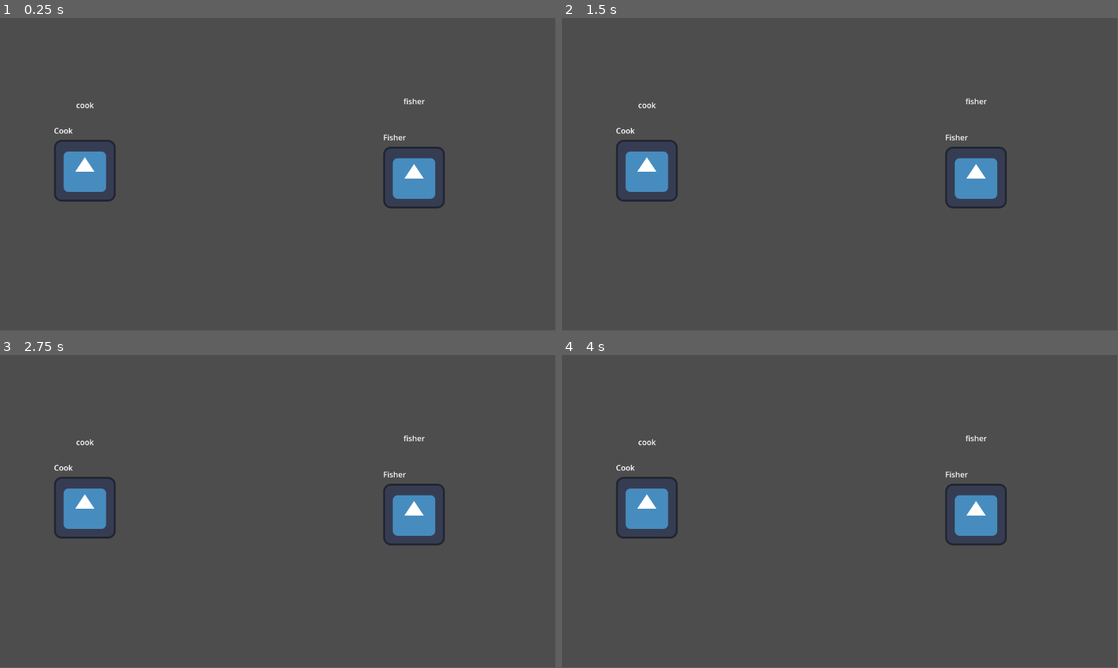
Above: before the commit, frames 1-4 (two rows, left to right).
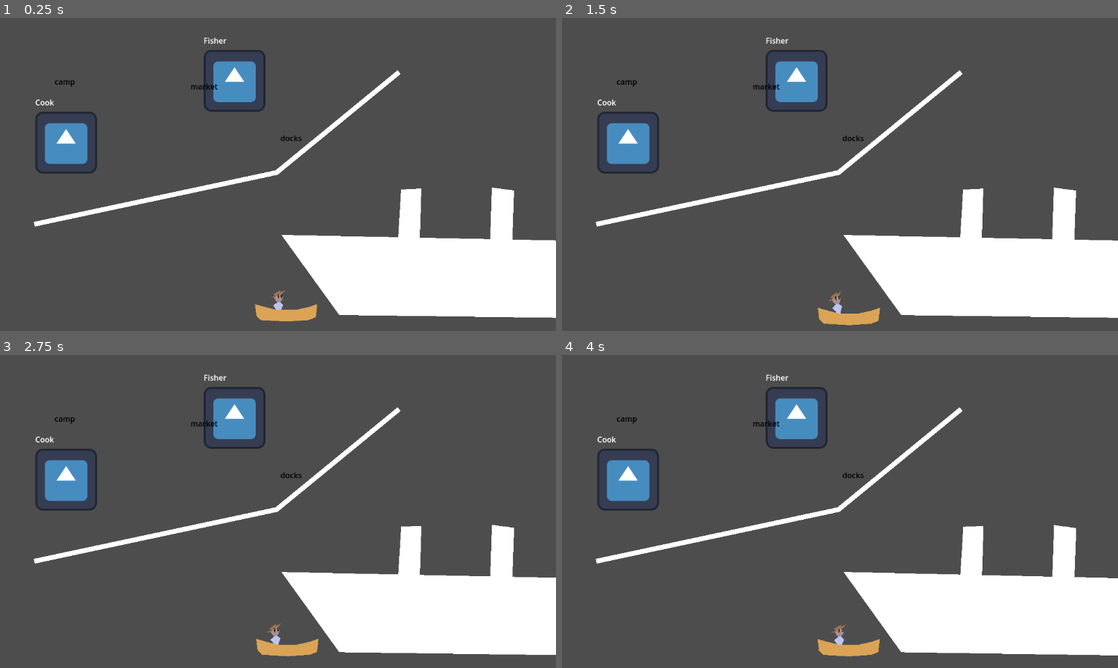
Above: after the commit, the same moments.

Repository: BinRoot/ludum-dare-54
Game: Godot game, scene res://scenes/game.tscn
The game is run twice, just before and just after one commit, with the same random seed, the same clock (stepped at 60 frames per second) and the same inputs. Before the commit the project starts from res://scenes/island.tscn. The engine's default icon, where the game draws it, is replaced by a stand-in: a white triangle on a blue panel in a dark square.
Inputs:
- Up to frame 1 (0.25 s): no input
- Up to frame 2 (1.5 s): tap Enter at 0.5 s
- Up to frame 3 (2.75 s): no input
- Up to frame 4 (4 s): no input
In our replay, the window is 799x449 before the commit and 800x450 after it. These sizes can differ from the game's own. Grey fills any space a smaller window leaves; there, only what the larger window draws over its background counts as a difference.

The runs differ from the first frame. In frame 1, 19% of the frame differs, in the area x 6-100%, y 6-97%; in frame 2, 19%; in frame 3, 19%; in frame 4, 19%.

Commit message:
added art

Diff:
--- a/globals.gd
+++ b/globals.gd
@@ -7,3 +7,14 @@
 var money_start = 10
 var money_cost_of_cooked_fish = 5
 var money_cost_of_raw_fish = 3
+
+var characters: Array = [
+	{
+		"name": "Convict",
+		"rescued": false,
+	},
+	{
+		"name": "Circus Monkey",
+		"rescued": false,
+	}
+]
--- a/project.godot
+++ b/project.godot
@@ -11,7 +11,7 @@
 [application]
 
 config/name="ld54"
-run/main_scene="res://scenes/island.tscn"
+run/main_scene="res://scenes/game.tscn"
 config/features=PackedStringArray("4.1", "GL Compatibility")
 config/icon="res://icon.svg"
 
@@ -19,6 +19,11 @@
 
 Globals="*res://globals.gd"
 
+[display]
+
+window/stretch/mode="viewport"
+window/stretch/aspect="expand"
+
 [rendering]
 
 renderer/rendering_method="gl_compatibility"
--- /dev/null
+++ b/scenes/boat.gd
@@ -0,0 +1,14 @@
+extends Node2D
+
+@onready var boat_sink_animation: AnimationPlayer = $AnimationPlayer
+
+
+
+# Called when the node enters the scene tree for the first time.
+func _ready():
+	boat_sink_animation.play("sink")
+
+
+# Called every frame. 'delta' is the elapsed time since the previous frame.
+func _process(delta):
+	pass
--- /dev/null
+++ b/scenes/boat.tscn
@@ -0,0 +1,59 @@
+[gd_scene load_steps=4 format=3 uid="uid://di1dvdat5ojlt"]
+
+[ext_resource type="Script" path="res://scenes/boat.gd" id="1_saspy"]
+
+[sub_resource type="Animation" id="Animation_l4b6o"]
+resource_name = "sink"
+length = 60.0
+tracks/0/type = "value"
+tracks/0/imported = false
+tracks/0/enabled = true
+tracks/0/path = NodePath(".:position")
+tracks/0/interp = 1
+tracks/0/loop_wrap = true
+tracks/0/keys = {
+"times": PackedFloat32Array(0.1, 59.6),
+"transitions": PackedFloat32Array(1, 1),
+"update": 0,
+"values": [Vector2(0, 0), Vector2(0, 100)]
+}
+tracks/1/type = "value"
+tracks/1/imported = false
+tracks/1/enabled = true
+tracks/1/path = NodePath(".:rotation")
+tracks/1/interp = 1
+tracks/1/loop_wrap = true
+tracks/1/keys = {
+"times": PackedFloat32Array(0.2, 28.7),
+"transitions": PackedFloat32Array(1, 1.93187),
+"update": 0,
+"values": [0.0, 0.340339]
+}
+
+[sub_resource type="AnimationLibrary" id="AnimationLibrary_nwa3y"]
+_data = {
+"sink": SubResource("Animation_l4b6o")
+}
+
+[node name="Boat" type="Node2D"]
+scale = Vector2(2, 2)
+script = ExtResource("1_saspy")
+
+[node name="BoatPolygon" type="Polygon2D" parent="."]
+position = Vector2(0, 1.84874)
+rotation = 0.0119417
+polygon = PackedVector2Array(-188, -54, 206, -46, 113, 32, -128, 29)
+
+[node name="Polygon2D2" type="Polygon2D" parent="BoatPolygon"]
+position = Vector2(215, 88)
+polygon = PackedVector2Array(-185, -191, -187, -125, -164, -126, -162, -188)
+
+[node name="Polygon2D3" type="Polygon2D" parent="BoatPolygon"]
+polygon = PackedVector2Array(-64, -101, -68, -34, -45, -34, -43, -102)
+
+[node name="AnimationPlayer" type="AnimationPlayer" parent="."]
+root_node = NodePath("../BoatPolygon")
+speed_scale = 0.1
+libraries = {
+"": SubResource("AnimationLibrary_nwa3y")
+}
--- /dev/null
+++ b/scenes/captain.tscn
@@ -0,0 +1,23 @@
+[gd_scene load_steps=2 format=3 uid="uid://byg24csyru040"]
+
+[ext_resource type="PackedScene" uid="uid://c3ym00cby1on6" path="res://scenes/eyes.tscn" id="1_4uqeh"]
+
+[node name="Captain" type="Node2D"]
+
+[node name="Polygon2D" type="Polygon2D" parent="."]
+color = Color(0.737255, 0.768627, 0.929412, 1)
+polygon = PackedVector2Array(-2, -11, -1, -9, -4, -7, -2, -4, -5, 2, -4, 3, -1, -1, 1, 3, 3, 3, 1, -3, 3, -7, 1, -9, 2, -11, 0, -9)
+
+[node name="Polygon2D2" type="Polygon2D" parent="."]
+position = Vector2(0, 6)
+color = Color(0.662745, 0.560784, 0.568627, 1)
+polygon = PackedVector2Array(0, -22, 2, -21, 3, -18, 2, -16, 0, -15, -2, -16, -3, -18, -2, -21)
+
+[node name="Hat" type="Polygon2D" parent="."]
+position = Vector2(-1.19209e-07, 4)
+scale = Vector2(1.22222, 1.25)
+color = Color(0.603922, 0.454902, 0.32549, 1)
+polygon = PackedVector2Array(2, -15, -3, -13, -5, -13, -2, -14, -3, -15, 1, -17, 1, -16, 4, -17)
+
+[node name="Eyes" parent="." instance=ExtResource("1_4uqeh")]
+position = Vector2(1, -13)
--- a/scenes/character.gd
+++ b/scenes/character.gd
@@ -8,6 +8,7 @@
 @onready var engine = $Engine
 @onready var debug_label = $DebugLabel
 
+var target_point: Vector2
 
 # Called when the node enters the scene tree for the first time.
 func _ready():
@@ -19,14 +20,26 @@
 	engine.remove_skills(removed_skills)
 	engine.set_money(money)
 	debug_label.text = name
+	target_point = position
 
 
 # Called every frame. 'delta' is the elapsed time since the previous frame.
-func _process(delta):
-	pass
+func _physics_process(delta):
+	var direction = (target_point - position).normalized()
+	if target_point.distance_to(position) > 1:
+		position += direction * delta * 100
 
 
 func _on_timer_timeout():
 	var action_name = engine.commit_action()
 	print(name, ' ', action_name)
 	debug_label.text = action_name
+
+	var offset_amount = 100
+	var random_offset = Vector2(randi_range(-offset_amount, offset_amount), randi_range(-offset_amount, offset_amount))
+	if action_name == "navigate_to_market":
+		target_point = get_tree().get_nodes_in_group("market")[0].position + random_offset
+	elif action_name == "navigate_to_docks":
+		target_point = get_tree().get_nodes_in_group("docks")[0].position + random_offset
+	elif action_name == "navigate_to_camp":
+		target_point = get_tree().get_nodes_in_group("camp")[0].position + random_offset
--- a/scenes/character.tscn
+++ b/scenes/character.tscn
@@ -4,7 +4,7 @@
 [ext_resource type="Script" path="res://scenes/character.gd" id="1_nypho"]
 [ext_resource type="PackedScene" uid="uid://m0qo4n447431" path="res://scenes/engine.tscn" id="3_vbpo5"]
 
-[node name="Character" type="Node2D"]
+[node name="Character" type="Node2D" groups=["character"]]
 script = ExtResource("1_nypho")
 
 [node name="TextureRect" type="TextureRect" parent="."]
--- a/scenes/engine.tscn
+++ b/scenes/engine.tscn
@@ -1,6 +1,6 @@
 [gd_scene load_steps=2 format=3 uid="uid://m0qo4n447431"]
 
-[ext_resource type="Script" path="res://scenes/Engine.gd" id="1_nkenc"]
+[ext_resource type="Script" path="res://scenes/engine.gd" id="1_x16eq"]
 
 [node name="Engine" type="Node"]
-script = ExtResource("1_nkenc")
+script = ExtResource("1_x16eq")
--- /dev/null
+++ b/scenes/eyes.gd
@@ -0,0 +1,12 @@
+extends Node2D
+
+@onready var timer: Timer = $Timer
+
+# Called when the node enters the scene tree for the first time.
+func _ready():
+	pass # Replace with function body.
+
+
+# Called every frame. 'delta' is the elapsed time since the previous frame.
+func _process(delta):
+	pass
--- /dev/null
+++ b/scenes/eyes.tscn
@@ -0,0 +1,17 @@
+[gd_scene load_steps=2 format=3 uid="uid://c3ym00cby1on6"]
+
+[ext_resource type="Script" path="res://scenes/eyes.gd" id="1_1dbdc"]
+
+[node name="Eyes" type="Node2D"]
+scale = Vector2(0.1, 0.1)
+script = ExtResource("1_1dbdc")
+
+[node name="Polygon2D" type="Polygon2D" parent="."]
+position = Vector2(19, 26)
+color = Color(0, 0, 0, 1)
+polygon = PackedVector2Array(-34, -36, -34, -19, -31, -12, -28, -19, -28, -37, -30, -44)
+
+[node name="Polygon2D2" type="Polygon2D" parent="."]
+position = Vector2(41, 26)
+color = Color(0, 0, 0, 1)
+polygon = PackedVector2Array(-34, -36, -34, -27.0288, -34, -19, -31, -13, -28, -19, -28, -24.1095, -28, -36, -31, -43)
--- /dev/null
+++ b/scenes/game.tscn
@@ -0,0 +1,18 @@
+[gd_scene load_steps=4 format=3 uid="uid://b2yjmxun5p8wu"]
+
+[ext_resource type="PackedScene" uid="uid://crqscw606c2o" path="res://scenes/island.tscn" id="1_fuowd"]
+[ext_resource type="PackedScene" uid="uid://di1dvdat5ojlt" path="res://scenes/boat.tscn" id="2_5hvh1"]
+[ext_resource type="PackedScene" uid="uid://u10iin32bqus" path="res://scenes/life_boat.tscn" id="3_1wwey"]
+
+[node name="game" type="Node2D"]
+
+[node name="Island" parent="." instance=ExtResource("1_fuowd")]
+
+[node name="Line2D" type="Line2D" parent="."]
+points = PackedVector2Array(827, 112, 573, 320, 71, 427)
+
+[node name="Boat" parent="." instance=ExtResource("2_5hvh1")]
+position = Vector2(959, 557)
+
+[node name="LifeBoat" parent="." instance=ExtResource("3_1wwey")]
+position = Vector2(600, 624)
--- /dev/null
+++ b/scenes/island.gd
@@ -0,0 +1,11 @@
+extends Node2D
+
+
+# Called when the node enters the scene tree for the first time.
+func _ready():
+	pass # Replace with function body.
+
+
+# Called every frame. 'delta' is the elapsed time since the previous frame.
+func _process(delta):
+	pass
--- a/scenes/island.tscn
+++ b/scenes/island.tscn
@@ -1,27 +1,44 @@
-[gd_scene load_steps=2 format=3 uid="uid://crqscw606c2o"]
+[gd_scene load_steps=3 format=3 uid="uid://crqscw606c2o"]
 
 [ext_resource type="PackedScene" uid="uid://rfxhq88l6qs0" path="res://scenes/character.tscn" id="1_14vv8"]
+[ext_resource type="Script" path="res://scenes/island.gd" id="1_sfxij"]
 
 [node name="Island" type="Node2D"]
+script = ExtResource("1_sfxij")
 
 [node name="Fisher" parent="." instance=ExtResource("1_14vv8")]
-position = Vector2(795, 267)
+position = Vector2(422, 66)
 enabled_skills = Array[String](["catch_fish"])
 
 [node name="Cook" parent="." instance=ExtResource("1_14vv8")]
-position = Vector2(112, 253)
+position = Vector2(73, 194)
 enabled_skills = Array[String](["cook_fish"])
 
-[node name="Label" type="Label" parent="."]
-offset_left = 158.0
-offset_top = 169.0
-offset_right = 198.0
-offset_bottom = 192.0
-text = "cook"
+[node name="Locations" type="Node2D" parent="."]
 
-[node name="Label2" type="Label" parent="."]
-offset_left = 837.0
-offset_top = 161.0
-offset_right = 877.0
-offset_bottom = 187.0
-text = "fisher"
+[node name="Market" type="Node2D" parent="Locations" groups=["market"]]
+position = Vector2(395, 130)
+
+[node name="Label" type="Label" parent="Locations/Market"]
+offset_right = 57.0
+offset_bottom = 26.0
+theme_override_colors/font_color = Color(0, 0, 0, 1)
+text = "market"
+
+[node name="Camp" type="Node2D" parent="Locations" groups=["camp"]]
+position = Vector2(113, 120)
+
+[node name="Label" type="Label" parent="Locations/Camp"]
+offset_right = 43.0
+offset_bottom = 26.0
+theme_override_colors/font_color = Color(0, 0, 0, 1)
+text = "camp"
+
+[node name="Docks" type="Node2D" parent="Locations" groups=["docks"]]
+position = Vector2(581, 237)
+
+[node name="Label" type="Label" parent="Locations/Docks"]
+offset_right = 40.0
+offset_bottom = 23.0
+theme_override_colors/font_color = Color(0, 0, 0, 1)
+text = "docks"
--- /dev/null
+++ b/scenes/life_boat.gd
@@ -0,0 +1,12 @@
+extends Node2D
+
+@onready var animation_player: AnimationPlayer = $AnimationPlayer
+
+# Called when the node enters the scene tree for the first time.
+func _ready():
+	animation_player.play("float")
+
+
+# Called every frame. 'delta' is the elapsed time since the previous frame.
+func _process(delta):
+	pass
--- /dev/null
+++ b/scenes/life_boat.tscn
@@ -0,0 +1,67 @@
+[gd_scene load_steps=5 format=3 uid="uid://u10iin32bqus"]
+
+[ext_resource type="PackedScene" uid="uid://byg24csyru040" path="res://scenes/captain.tscn" id="1_jx5uk"]
+[ext_resource type="Script" path="res://scenes/life_boat.gd" id="1_stw7f"]
+
+[sub_resource type="Animation" id="Animation_ipysp"]
+resource_name = "float"
+loop_mode = 1
+tracks/0/type = "value"
+tracks/0/imported = false
+tracks/0/enabled = true
+tracks/0/path = NodePath("Polygon2D:position")
+tracks/0/interp = 1
+tracks/0/loop_wrap = true
+tracks/0/keys = {
+"times": PackedFloat32Array(0, 0.3, 0.6, 1),
+"transitions": PackedFloat32Array(1, 1, 1, 1),
+"update": 0,
+"values": [Vector2(0, 0), Vector2(0.666667, 3), Vector2(1, -2), Vector2(0, 0)]
+}
+tracks/1/type = "value"
+tracks/1/imported = false
+tracks/1/enabled = true
+tracks/1/path = NodePath("Captain:position")
+tracks/1/interp = 1
+tracks/1/loop_wrap = true
+tracks/1/keys = {
+"times": PackedFloat32Array(0, 0.3, 0.5, 0.6, 1),
+"transitions": PackedFloat32Array(1, 1, 1, 1, 1),
+"update": 0,
+"values": [Vector2(-7, -3), Vector2(-8, -1.66667), Vector2(-8.33333, -4.33333), Vector2(-8.33333, -6), Vector2(-7, -3)]
+}
+tracks/2/type = "value"
+tracks/2/imported = false
+tracks/2/enabled = true
+tracks/2/path = NodePath("Captain:rotation")
+tracks/2/interp = 1
+tracks/2/loop_wrap = true
+tracks/2/keys = {
+"times": PackedFloat32Array(0, 0.3, 1),
+"transitions": PackedFloat32Array(1, 1, 1),
+"update": 0,
+"values": [0.0, -0.20944, 0.0]
+}
+
+[sub_resource type="AnimationLibrary" id="AnimationLibrary_04jjx"]
+_data = {
+"float": SubResource("Animation_ipysp")
+}
+
+[node name="LifeBoat" type="Node2D"]
+scale = Vector2(3, 3)
+script = ExtResource("1_stw7f")
+
+[node name="Captain" parent="." instance=ExtResource("1_jx5uk")]
+position = Vector2(-7, -3)
+
+[node name="Polygon2D" type="Polygon2D" parent="."]
+color = Color(0.858824, 0.643137, 0.337255, 1)
+antialiased = true
+polygon = PackedVector2Array(-24, -11, -17, -9, -9, -7, 4, -7, 13, -9, 19, -11, 18, -2, 13, 0, -2, 1, -20, 0, -23, -3)
+
+[node name="AnimationPlayer" type="AnimationPlayer" parent="."]
+speed_scale = 0.2
+libraries = {
+"": SubResource("AnimationLibrary_04jjx")
+}
--- /dev/null
+++ b/scenes/portrait.gd
@@ -0,0 +1,15 @@
+extends Node2D
+
+@onready var label: Label = $Label
+
+var character_name = ""
+
+
+# Called when the node enters the scene tree for the first time.
+func _ready():
+	label.name = character_name
+
+
+# Called every frame. 'delta' is the elapsed time since the previous frame.
+func _process(delta):
+	pass
--- /dev/null
+++ b/scenes/portrait.tscn
@@ -0,0 +1,22 @@
+[gd_scene load_steps=3 format=3 uid="uid://rq8i6ry24h8c"]
+
+[ext_resource type="Script" path="res://scenes/portrait.gd" id="1_0yrmd"]
+[ext_resource type="Texture2D" uid="uid://bipsn46h8i65p" path="res://icon.svg" id="2_li1tk"]
+
+[node name="Portrait" type="Node2D"]
+script = ExtResource("1_0yrmd")
+
+[node name="TextureRect" type="TextureRect" parent="."]
+modulate = Color(0, 0, 0, 1)
+offset_right = 128.0
+offset_bottom = 128.0
+texture = ExtResource("2_li1tk")
+
+[node name="Label" type="Label" parent="."]
+offset_left = 6.0
+offset_top = 86.0
+offset_right = 46.0
+offset_bottom = 117.0
+theme_override_colors/font_color = Color(1, 0.937255, 0.92549, 1)
+theme_override_font_sizes/font_size = 20
+text = "test"
Renamed: scenes/Engine.gd -> scenes/engine.gd
